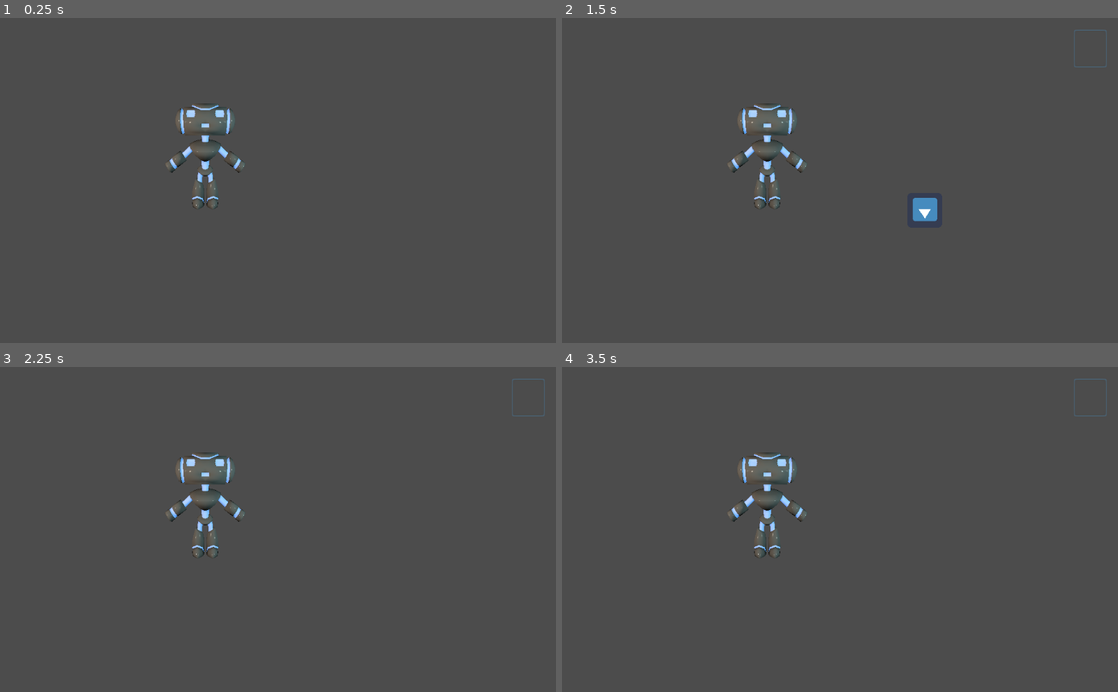
Above: before the commit, frames 1-4 (two rows, left to right).
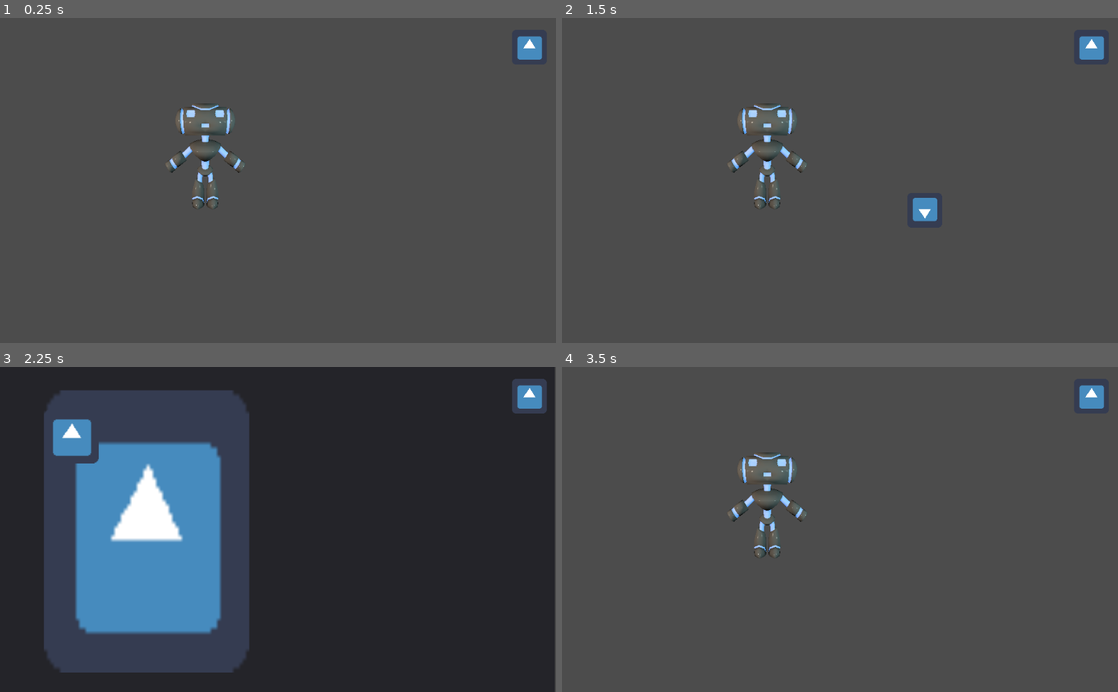
Above: after the commit, the same moments.

Repository: garipdk/SGJ23-SBG-bibmbap
Game: Godot game, scene res://scenes/Tableau1.tscn
Two runs of this game, one before a commit and one after it. Both use one fixed random seed, a clock stepped at 60 frames per second and the inputs below. The engine's default icon, where the game draws it, is replaced by a stand-in: a white triangle on a blue panel in a dark square.
Inputs (mouse positions are in pixels of both pictures, inside the frame that each line leads up to):
- Up to frame 1 (0.25 s): no input
- Up to frame 2 (1.5 s): click (1090, 47) at 0.5 s; tap Enter at 1.25 s; move the mouse to (923, 209) at 1.27 s; click (923, 209) at 1.42 s
- Up to frame 3 (2.25 s): tap Space at 2 s; move the mouse to (166, 545) at 2.02 s; click (166, 545) at 2.17 s
- Up to frame 4 (3.5 s): tap Enter at 2.75 s; move the mouse to (895, 458) at 2.77 s; click (895, 458) at 2.92 s

The runs differ from the first frame. In frame 1, 0.3% of the frame differs, in the area x 93-98%, y 5-13%; in frame 2, 0.4%; in frame 3, 84%, in the area x 0-100%, y 0-100%; in frame 4, 0.4%.

Commit message:
menu enquete

Diff:
--- a/hypertexte_texts.gd
+++ b/hypertexte_texts.gd
@@ -3,7 +3,7 @@
 var item_description = {
 	"key":{
 		"title":"text title",
-		"text":"uuu",
+		"text":"Lorem ipsum dolor sit amet, consectetur adipiscing elit. Morbi diam nisl, posuere sit amet pharetra nec, vestibulum quis enim. Ut mattis at neque vitae mollis. Curabitur venenatis mi non ultrices scelerisque. Fusce ac justo in justo maximus tempus. Mauris neque erat, placerat sed efficitur quis non. ",
 		"size":100
 	}
 }
--- a/scenes/Tableau1.tscn
+++ b/scenes/Tableau1.tscn
@@ -1,8 +1,10 @@
-[gd_scene load_steps=5 format=2]
+[gd_scene load_steps=7 format=2]
 
 [ext_resource path="res://scripts-gdscript/Tableau1.gd" type="Script" id=1]
 [ext_resource path="res://scenes/robot_3d.tscn" type="PackedScene" id=2]
 [ext_resource path="res://scenes/TestElementCliquable.tscn" type="PackedScene" id=3]
+[ext_resource path="res://icon.png" type="Texture" id=4]
+[ext_resource path="res://scenes/menu_enquete.tscn" type="PackedScene" id=5]
 
 [sub_resource type="ViewportTexture" id=2]
 viewport_path = NodePath("Viewport")
@@ -27,18 +29,14 @@
 scale = Vector2( 1, -1 )
 has_limited_trys = false
 
-[node name="menu_enquete" type="Control" parent="."]
-visible = false
-margin_right = 1027.0
-margin_bottom = 602.0
+[node name="menu_enquete" parent="." instance=ExtResource( 5 )]
 
-[node name="Panel" type="Panel" parent="menu_enquete"]
-margin_right = 1022.0
-margin_bottom = 602.0
-
-[node name="menu_button" type="Button" parent="."]
+[node name="menu_button" type="TextureButton" parent="."]
 margin_left = 943.0
 margin_top = 22.0
 margin_right = 1003.0
 margin_bottom = 91.0
-flat = true
+toggle_mode = true
+texture_normal = ExtResource( 4 )
+
+[connection signal="toggled" from="menu_button" to="menu_enquete" method="_on_menu_button_toggled"]
--- a/scenes/hyper_panel.tscn
+++ b/scenes/hyper_panel.tscn
@@ -1,7 +1,6 @@
 [gd_scene load_steps=2 format=2]
 
 [ext_resource path="res://scripts-gdscript/hyper_panel.gd" type="Script" id=1]
-
 
 [node name="hyper_panel" type="Control"]
 margin_right = 204.0
--- a/scenes/hypertexte.tscn
+++ b/scenes/hypertexte.tscn
@@ -1,7 +1,6 @@
 [gd_scene load_steps=2 format=2]
 
 [ext_resource path="res://scripts-gdscript/hypertexte.gd" type="Script" id=1]
-
 
 [node name="hypertexte" type="RichTextLabel"]
 margin_right = 115.0
--- /dev/null
+++ b/scenes/menu_enquete.tscn
@@ -0,0 +1,53 @@
+[gd_scene load_steps=3 format=2]
+
+[ext_resource path="res://scripts-gdscript/menu_enquete.gd" type="Script" id=1]
+[ext_resource path="res://icon.png" type="Texture" id=2]
+
+[node name="menu_enquete" type="Control"]
+margin_right = 1027.0
+margin_bottom = 602.0
+script = ExtResource( 1 )
+
+[node name="Panel" type="Panel" parent="."]
+margin_right = 1022.0
+margin_bottom = 602.0
+
+[node name="carnet" type="Node2D" parent="."]
+position = Vector2( 82, 43 )
+
+[node name="page" type="Node2D" parent="carnet"]
+
+[node name="Sprite" type="Sprite" parent="carnet/page"]
+position = Vector2( 188, 260.5 )
+scale = Vector2( 5.90625, 8.14063 )
+texture = ExtResource( 2 )
+
+[node name="VBoxContainer" type="VBoxContainer" parent="carnet"]
+margin_top = 35.0
+margin_right = 378.0
+margin_bottom = 164.0
+
+[node name="item_presentation" type="HBoxContainer" parent="carnet/VBoxContainer"]
+margin_right = 378.0
+margin_bottom = 100.0
+
+[node name="TextureRect" type="TextureRect" parent="carnet/VBoxContainer/item_presentation"]
+margin_right = 100.0
+margin_bottom = 100.0
+rect_min_size = Vector2( 100, 100 )
+texture = ExtResource( 2 )
+expand = true
+
+[node name="spacer" type="Control" parent="carnet/VBoxContainer/item_presentation"]
+margin_left = 104.0
+margin_right = 204.0
+margin_bottom = 100.0
+rect_min_size = Vector2( 100, 100 )
+
+[node name="RichTextLabel" type="RichTextLabel" parent="carnet/VBoxContainer/item_presentation"]
+margin_left = 208.0
+margin_right = 208.0
+margin_bottom = 100.0
+bbcode_enabled = true
+bbcode_text = "Généralement, on utilise un texte en faux latin (le texte ne veut rien dire, il a été modifié), le Lorem ipsum ou Lipsum. L'avantage du latin est que l'opérateur sait au premier coup d'œil que la page contenant ces lignes n'est pas valide et que l'attention du lecteur n'est pas dérangée par le contenu, lui permettant de demeurer concentré sur le seul aspect graphique."
+text = "Généralement, on utilise un texte en faux latin (le texte ne veut rien dire, il a été modifié), le Lorem ipsum ou Lipsum. L'avantage du latin est que l'opérateur sait au premier coup d'œil que la page contenant ces lignes n'est pas valide et que l'attention du lecteur n'est pas dérangée par le contenu, lui permettant de demeurer concentré sur le seul aspect graphique."
--- /dev/null
+++ b/scripts-gdscript/menu_enquete.gd
@@ -0,0 +1,7 @@
+extends Control
+
+func _ready():
+	_on_menu_button_toggled(false)
+
+func _on_menu_button_toggled(button_pressed):
+	visible = button_pressed
